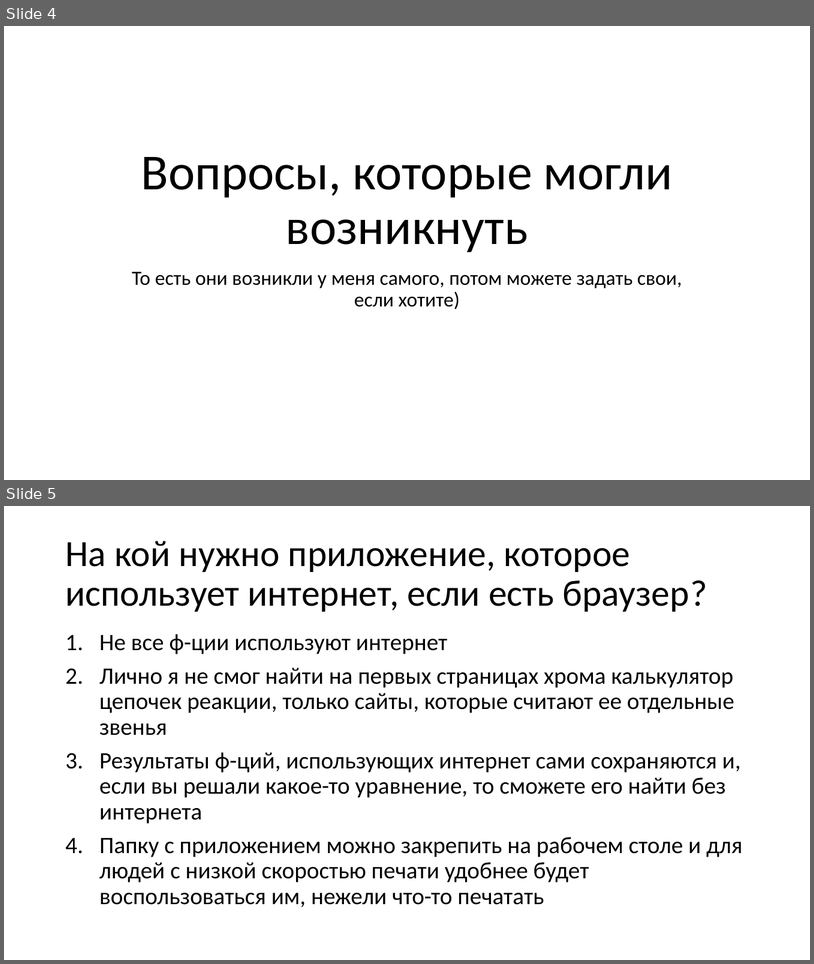
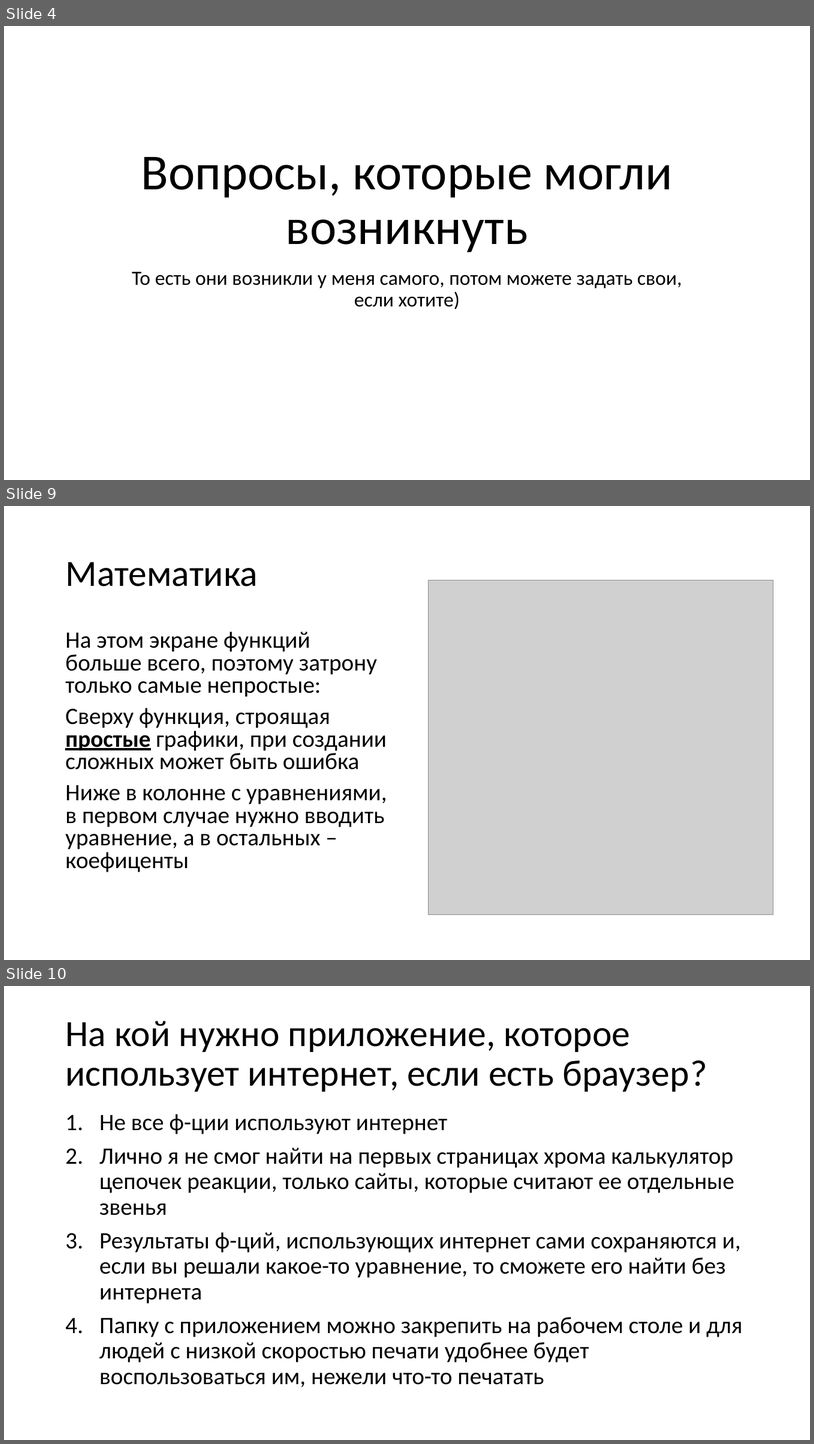
Before and after one commit to aNOOBisTheGod/yandex-lyceum-qt, a slide deck: presentation.pptx. Shown one above the other, each under a label of ours: slides 4 and 5 before the commit, slides 4, 9 and 10 after it; the slides between them are not shown. The pictures are 814x964 and 814x1444 pixels, drawn with LibreOffice and Linux fonts; fonts in the diff are those of the drawing; grey boxes stand for pictures. Boxes give left, top, right and bottom in pixels: in the first picture for what was removed or moved away, otherwise in the second. Text is boxed around its words. In the diff, an @@ line names an element or a change of style, - is before the commit and + after.

```diff
--- a/presentation.pptx
+++ b/presentation.pptx
@@ slide 9 added at box(4, 506, 810, 960), background #FFFFFF @@
@@ title added at box(65, 562, 258, 586), 44 pt, text #000000 @@
+Математика
@@ picture added at box(429, 580, 773, 915) @@
@@ text added at box(65, 631, 387, 872), 28 pt, text #000000 @@
+На этом экране функций больше всего, поэтому затрону только самые непростые:
+Сверху функция, строящая простые графики, при создании сложных может быть ошибка
+Ниже в колонне с уравнениями, в первом случае нужно вводить уравнение, а в остальных – коефиценты
@@ what was slide 5 is now slide 10 @@
```
Also in this commit, not shown: 3 slides changed, 4 other slides added, 16 other files.
